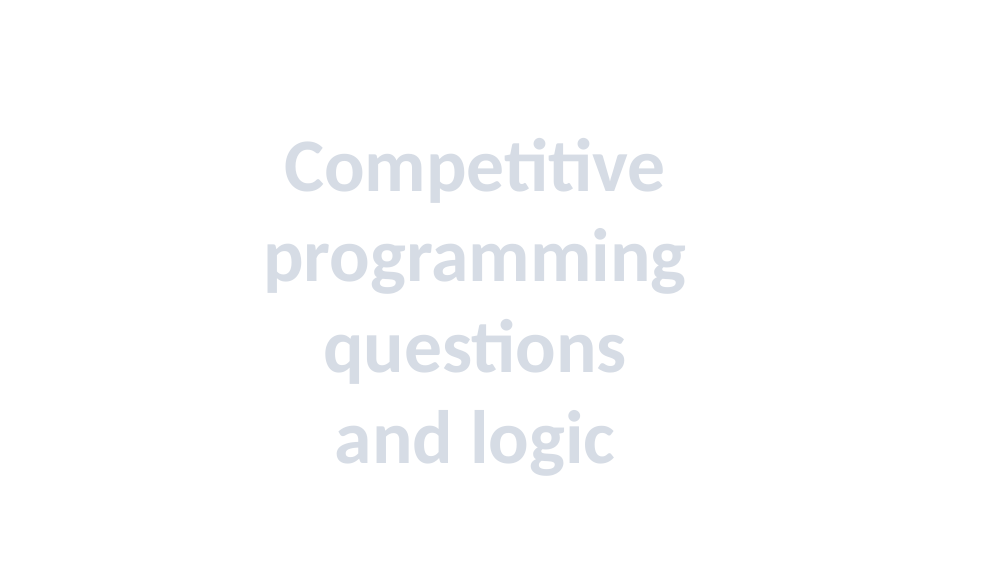
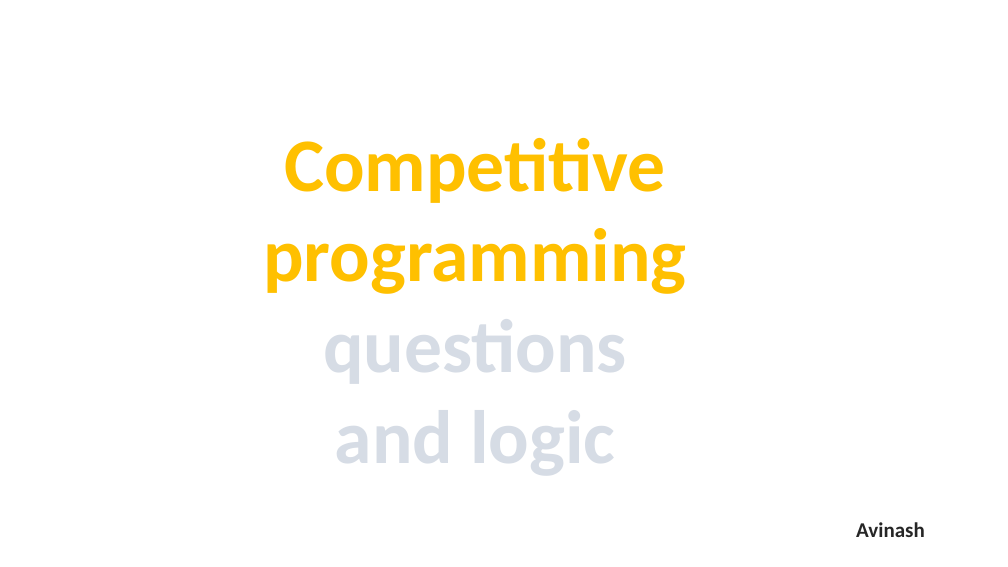
Before and after one commit to Viwarrior/DataStructures-and-Algorithms, a slide deck: slide 1 of Materials/Memory.pptx. Drawn at 1008x567 pixels with LibreOffice and Linux fonts; fonts in the diff are those of the drawing. Boxes give left, top, right and bottom in pixels: in the first picture for what was removed or moved away, otherwise in the second. Text is boxed around its words. In the diff, an @@ line names an element or a change of style, - is before the commit and + after.

```diff
--- a/Materials/Memory.pptx
+++ b/Materials/Memory.pptx
@@ text at [263,138,686,383]: text colour pattern #44546A on #D6DCE5 to #FFC000, letter outline #333F50 1 pt to none in "Competitive", "programming" @@
@@ text added at [856,522,925,537], 20 pt, text #262626, bold @@
+Avinash
```
Also in this commit, not shown: 3 other slides changed, 1 other file.
